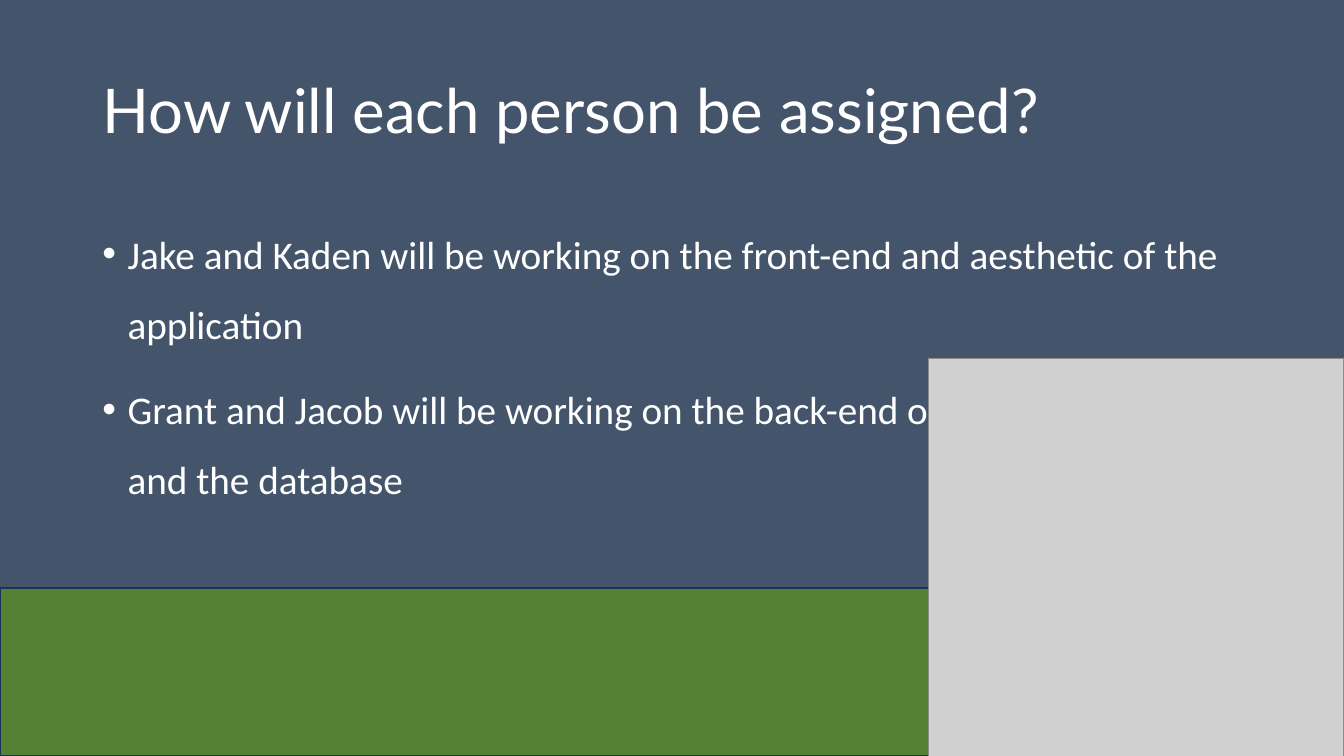
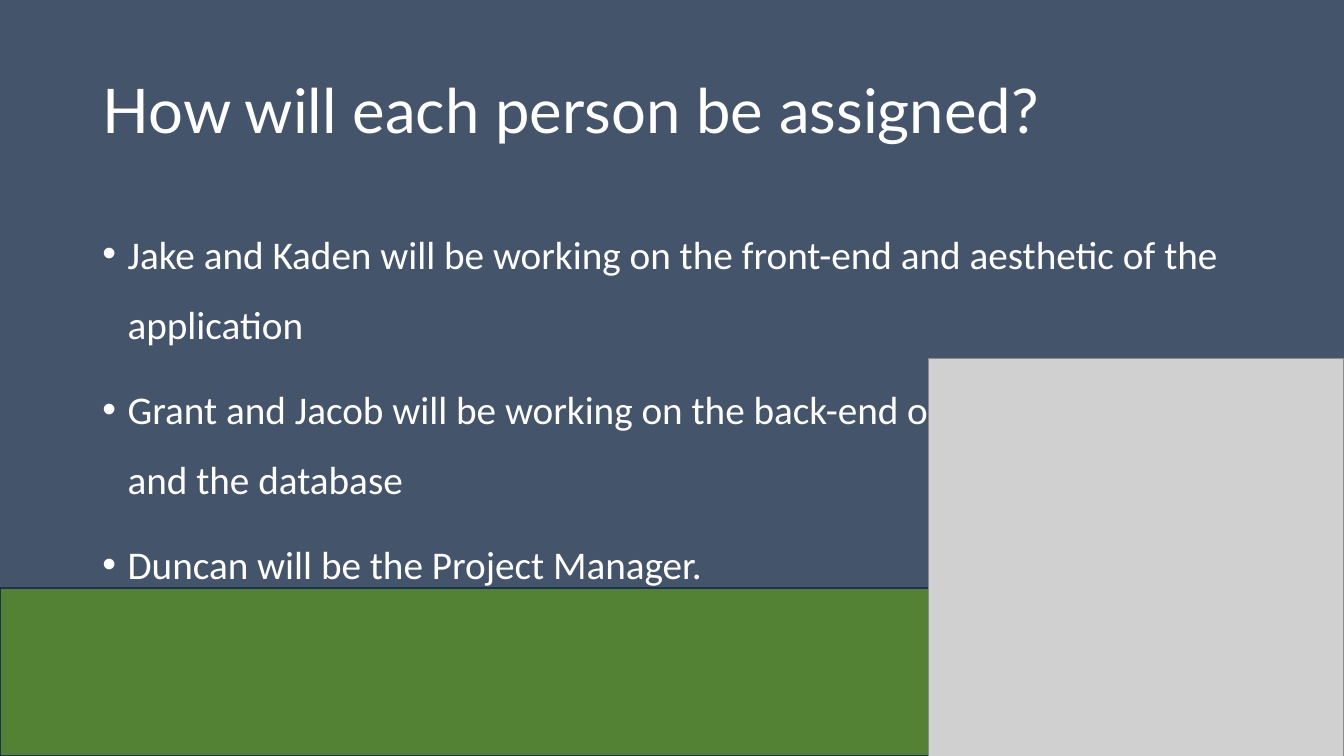
Before and after one commit to Dwaddle26/EncryptNotes, a slide deck: slide 9 of Team_2_Presentation_1.pptx. Drawn at 1344x756 pixels with LibreOffice and Linux fonts; fonts in the diff are those of the drawing; grey boxes stand for pictures. Boxes give left, top, right and bottom in pixels: in the first picture for what was removed or moved away, otherwise in the second. Text is boxed around its words. In the diff, an @@ line names an element or a change of style, - is before the commit and + after.

```diff
--- a/Team_2_Presentation_1.pptx
+++ b/Team_2_Presentation_1.pptx
@@ text at bbox=[128, 551, 702, 586]: paragraph added @@
+• Duncan will be the Project Manager.
```
Also in this commit, not shown: 1 other slide changed, 2 slides added.
